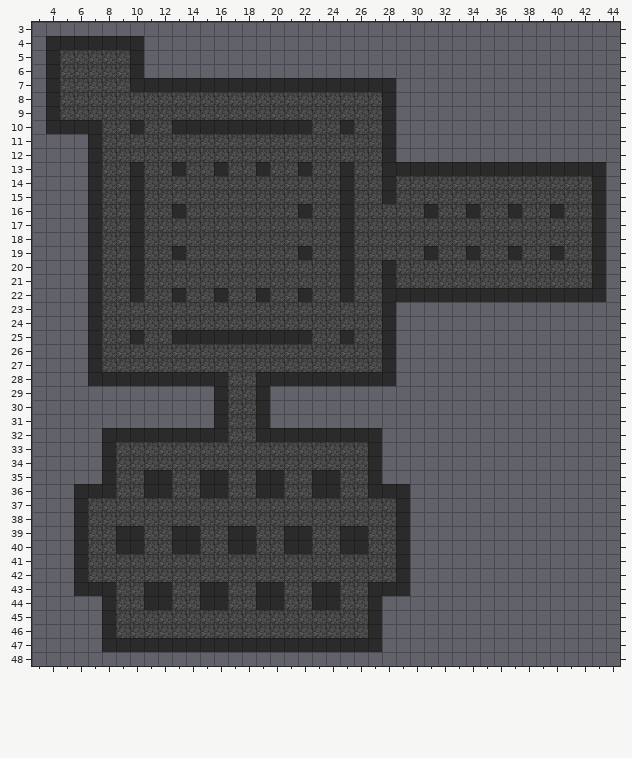
Tiled map -- res/maps/level_test.tmx. This is how it looked before the edit.
Cells are 32x32 px. Shown: x 3..44, y 3..48.
Now the later version:
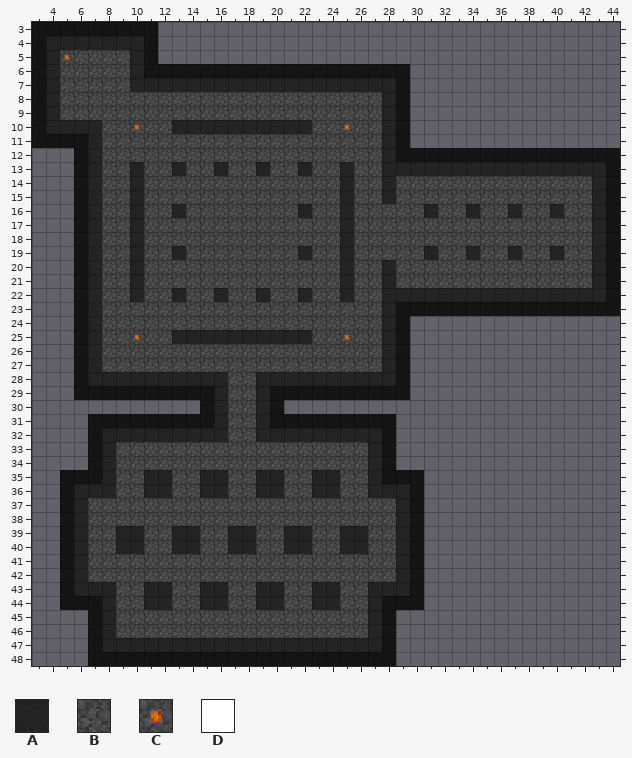
Key: from "test": A 0, B 19, C 240; from "triggers": D 0.
_ is an empty cell.
Tiles replaced or removed in this view: A, D.
See-through tiles are keyed as they look on the map.
Diff:
Changed rows in their new state; . is an unchanged cell.
Layer "collision" (now hidden):
first column x 10:
10 _.............._
first column x 10:
25 _.............._
Layer "background":
first column x 10:
10 B..............B
first column x 10:
25 B..............B
Layer "foreground":
first column x 3:
 3 AAAAAAAAA.................................
 4 A.......A.................................
 5 A.C.....A.................................
 6 A.......AAAAAAAAAAAAAAAAAAA...............
 7 A.........................A...............
 8 A.........................A...............
 9 A.........................A...............
10 A......C..............C...A...............
11 AAAA......................A...............
12 ...A......................AAAAAAAAAAAAAAAA
13 ...A.....................................A
14 ...A.....................................A
15 ...A.....................................A
16 ...A.....................................A
17 ...A.....................................A
18 ...A.....................................A
19 ...A.....................................A
20 ...A.....................................A
21 ...A.....................................A
22 ...A.....................................A
23 ...A......................AAAAAAAAAAAAAAAA
24 ...A......................A...............
25 ...A...C..............C...A...............
26 ...A......................A...............
27 ...A......................A...............
28 ...A......................A...............
29 ...AAAAAAAAAA....AAAAAAAAAA...............
30 ............A....A........................
31 ....AAAAAAAAA....AAAAAAAAA................
32 ....A....................A................
33 ....A....................A................
34 ....A....................A................
35 ..AAA....................AAA..............
36 ..A........................A..............
37 ..A........................A..............
38 ..A........................A..............
39 ..A........................A..............
40 ..A........................A..............
41 ..A........................A..............
42 ..A........................A..............
43 ..A........................A..............
44 ..AAA....................AAA..............
45 ....A....................A................
46 ....A....................A................
47 ....A....................A................
48 ....AAAAAAAAAAAAAAAAAAAAAA................
Pixel boxes of the changes (left, top, right, bottom) in both pictures:
changed: (32, 22, 620, 666)
